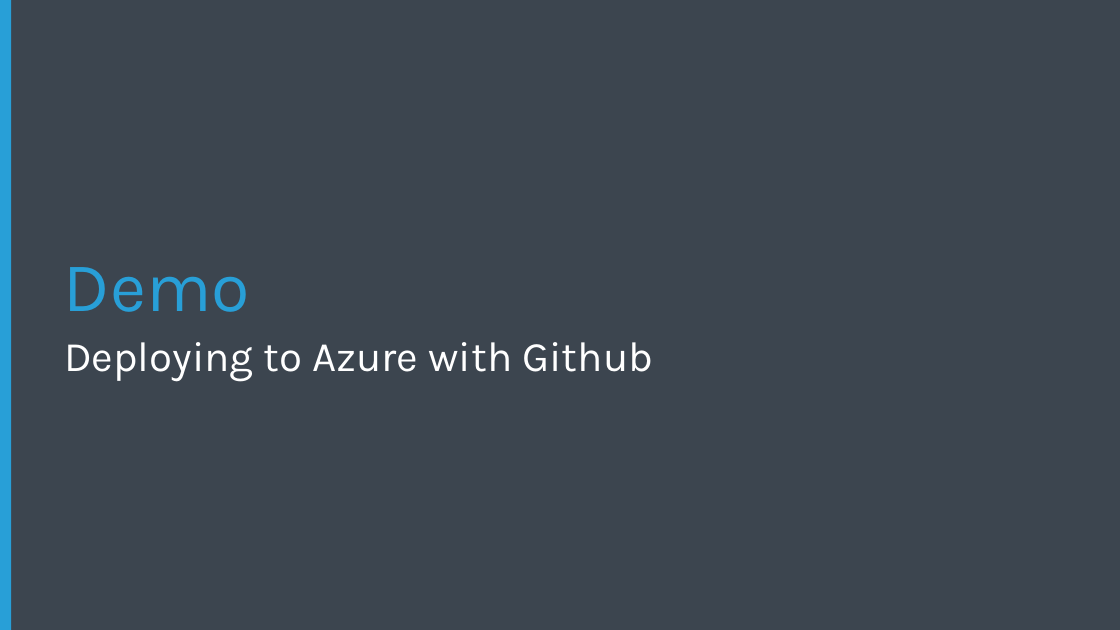
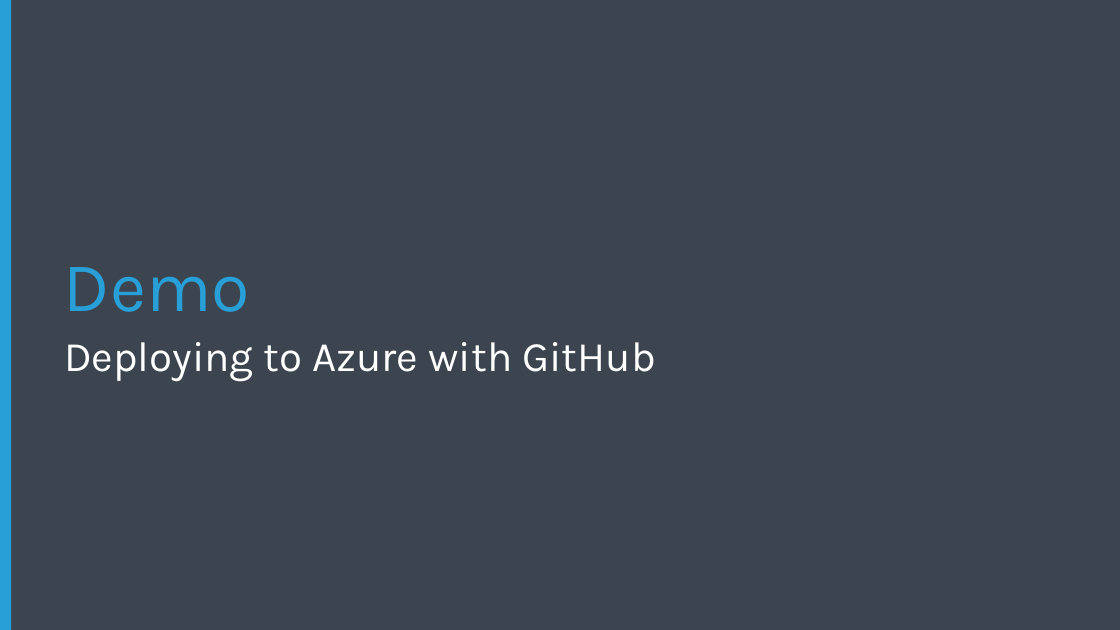
Before and after one commit to Microsoft-Web/NodeCamp, a slide deck: slide 14 of Presentation/AzureDeployAndDebug/AzureDeployAndDebug.pptx. Drawn at 1120x630 pixels with LibreOffice and Linux fonts; fonts in the diff are those of the drawing; background and template pictures are left out. Boxes give left, top, right and bottom in pixels: in the first picture for what was removed or moved away, otherwise in the second. Text is boxed around its words. In the diff, an @@ line names an element or a change of style, - is before the commit and + after.

Commit message:
Created AzureDeployAndDebug reveal.js presentation

```diff
--- a/Presentation/AzureDeployAndDebug/AzureDeployAndDebug.pptx
+++ b/Presentation/AzureDeployAndDebug/AzureDeployAndDebug.pptx
@@ subtitle at [64,342,656,382]: text changed @@
-Deploying to Azure with Github
+Deploying to Azure with GitHub
```
Also in this commit, not shown: 5 other slides changed, 7 other files.
